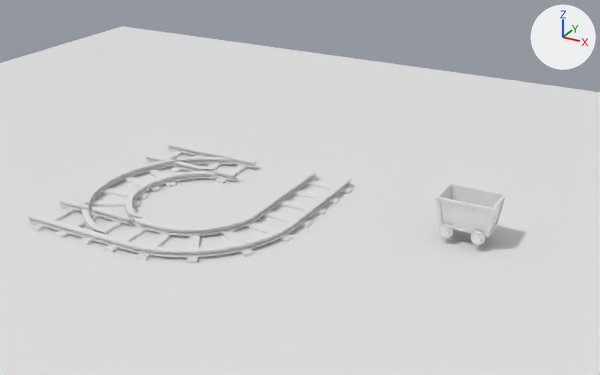
One commit to the Blender file assets/games/BackAttack/mine_cart.blend: the scene before it, then after it.
One viewpoint serves both versions: a camera (50 mm lens) standing at (7.67, -10.38, 5.95) and looking at (1.96, 0.0, 0.76). Arrows for +X, +Y and +Z are at upper right; the lights stay in place. Materials are left out; every surface is plain grey.

Names of what the first picture shows: 'MineCart', 'Plane', 'TrackCurve', 'TrackSplitL', 'TrackSplitR', 'TrackStraight'.
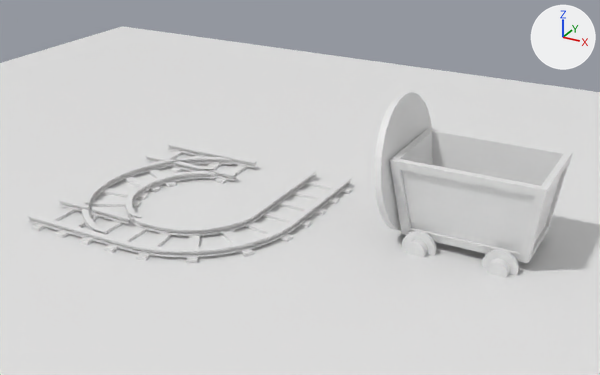
The change, as a list of edits to the scene's bpy script:
```text
Change me_circle:
    used by ob_minecart; location = (4.38, 1.0, 0.1); rotation_euler = (1.571, 1.571, 0.0), in degrees (90, 90, 0)
    remove me_circle.from_pydata(...)  # 348 vertices, 342 faces; spans x -0.651..-0.006, y -0.457..0.457, z -0.35..0.349
    add me_circle.from_pydata(...)  # 412 vertices, 376 faces; spans x -2.073..0.297, y -1.26..1.258, z -1.077..1.077
    me_circle part 1: the loose piece of 73 vertices spanning x -0.215..-0.006, y -0.358..-0.149, z 0.072..0.349 is scaled about its middle by 2.5, then moved by (0.147, -0.265, 0.316)
    me_circle part 2: the loose piece of 73 vertices spanning x -0.215..-0.006, y 0.142..0.351, z 0.072..0.349 is scaled about its middle by 2.5, then moved by (0.147, 0.485, 0.316)
    me_circle part 3: the loose piece of 56 vertices spanning x -0.651..-0.058, y -0.457..0.457, z -0.32..0.32 is scaled about its middle by 2.5, then moved by (-0.219, 0.115, 0.001)
    me_circle part 4: a new loose piece of 64 vertices spanning x -2.073..0.079, y -1.26..-0.904, z -1.077..1.077
```

What differs and where, as boxes [x1, y1, x2, y2] in the pictures (600 x 375 px; the box of a moved part takes in the faces that stretch with it):
'MineCart', reshaped (176% wider, 195% taller): before [435, 183, 506, 245]; after [374, 92, 572, 277]
part 1 of me_circle, moved or reshaped: before [439, 224, 453, 238]; after [402, 230, 436, 257]
part 2 of me_circle, moved or reshaped: before [471, 232, 485, 245]; after [482, 249, 519, 277]
part 3 of me_circle, moved or reshaped: before [435, 183, 506, 237]; after [390, 128, 572, 263]
part 4 of me_circle, added: after [374, 92, 432, 230]
